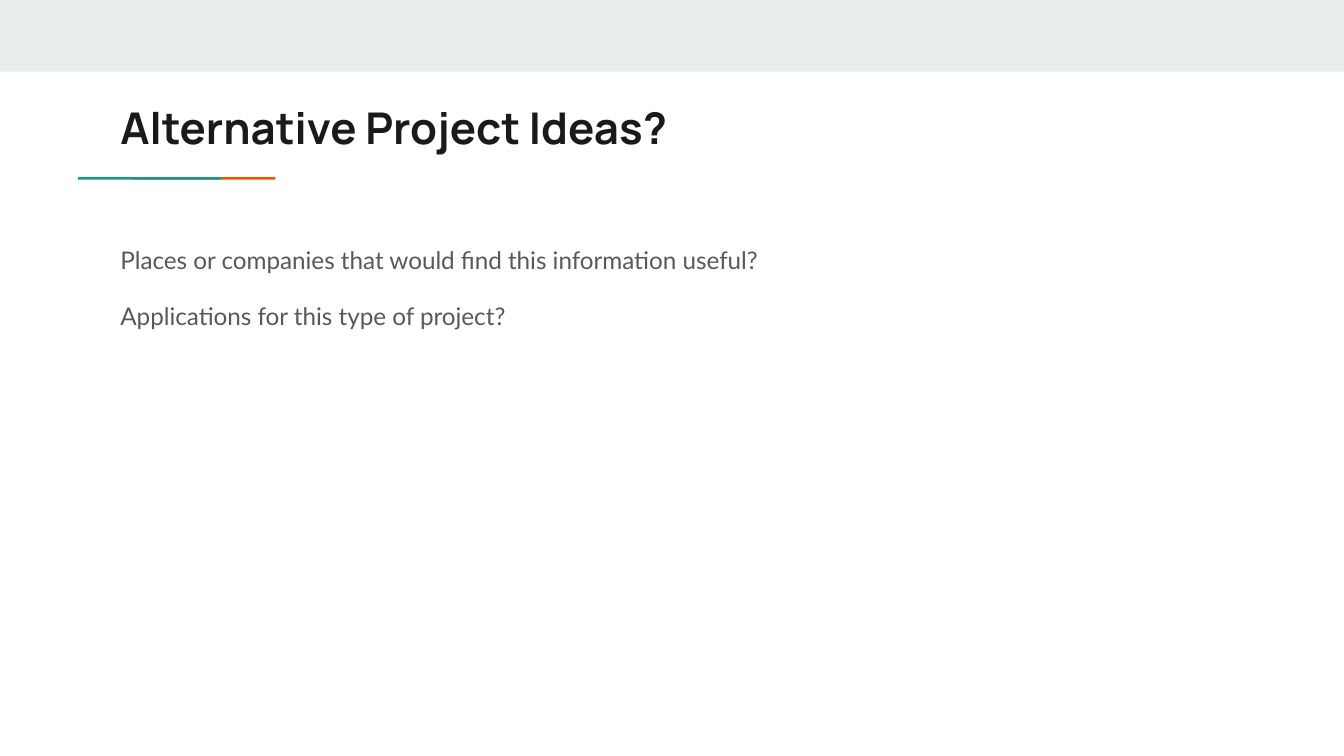
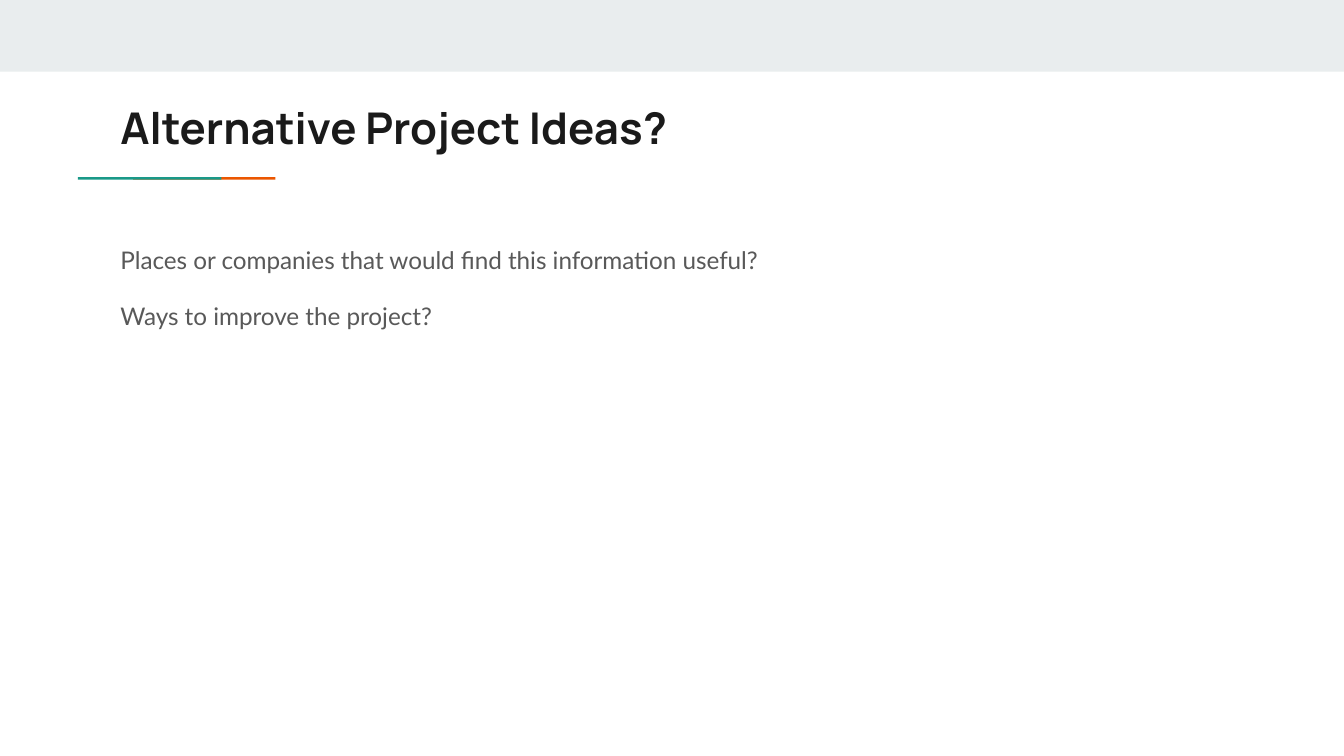
Before and after one commit to mkaturiusd24/USDIntroToAIGroup1, a slide deck: slide 19 of Maternal Health Risk Final Project.pptx (slide 16 before the commit). Drawn at 1344x756 pixels with LibreOffice and Linux fonts; fonts in the diff are those of the drawing. Boxes give left, top, right and bottom in pixels: in the first picture for what was removed or moved away, otherwise in the second. Text is boxed around its words. In the diff, an @@ line names an element or a change of style, - is before the commit and + after.

```diff
--- a/Maternal Health Risk Final Project.pptx
+++ b/Maternal Health Risk Final Project.pptx
@@ text at (120, 307, 432, 330): text changed @@
-Applications for this type of project?
+Ways to improve the project?
```
Also in this commit, not shown: 3 other slides changed, 6 slides added, 3 slides removed.
